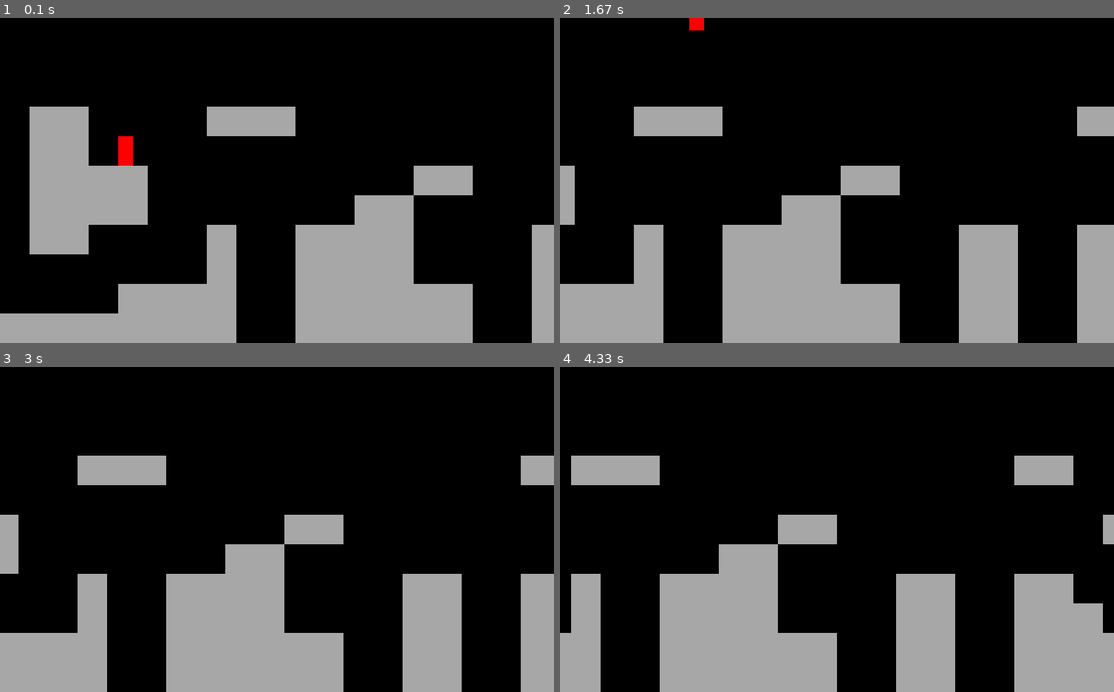
Above: before the commit, frames 1-4 (two rows, left to right).
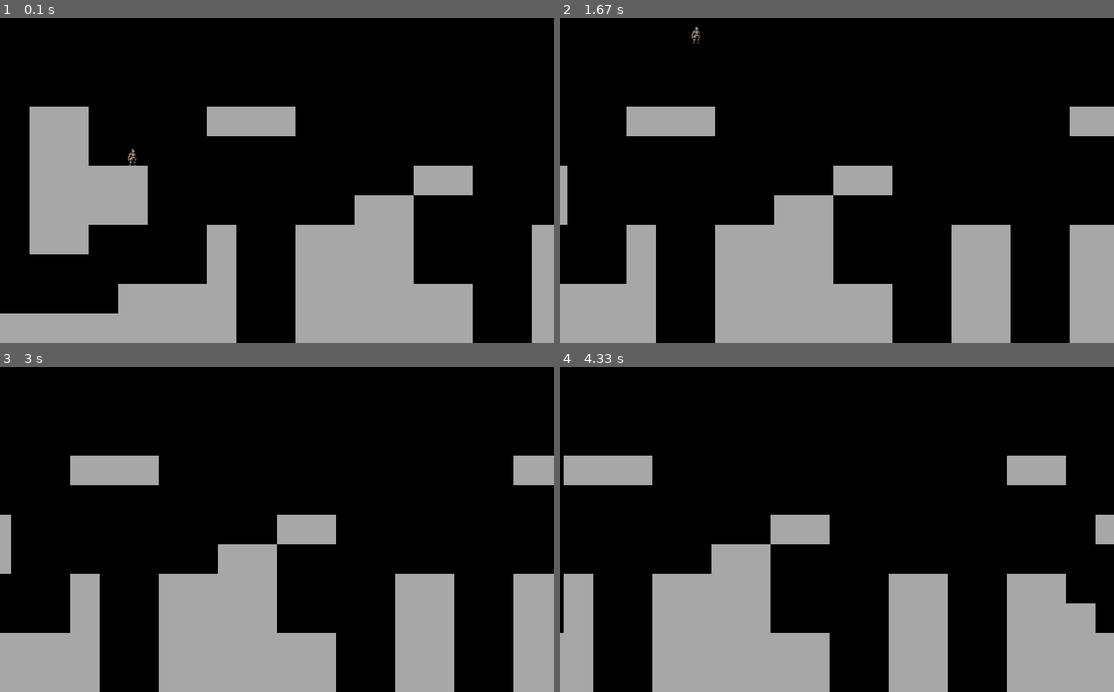
Above: after the commit, the same moments.

Repository: youngjerald239/pygame
Game: pygame game, started from main.py
Same seed, same stepped clock (60 frames per second), same inputs: the game is played once before the commit and once after it.
Inputs:
- Up to frame 1 (0.1 s): no input
- Up to frame 2 (1.67 s): hold Right 0.33-0.8 s; hold Right 0.83-1.3 s; tap Space at 0.9, 1.2, 1.4 s; hold Left from 1.33 s (still down)
- Up to frame 3 (3 s): tap Space at 1.7, 1.97, 2.27, 2.4, 2.7 s; release Left at 1.87 s; hold Left 1.9-2.3 s; hold Right 2.33-2.97 s
- Up to frame 4 (4.33 s): hold Left 3-3.47 s; tap Space at 3.07, 3.37, 3.57, 3.87, 4.07 s; hold Right 3.5-3.97 s; hold Right from 4 s (still down)

The runs differ from the first frame. In frame 1, 0.3% of the frame differs, in the area x 21-25%, y 36-46%; in frame 2, 4.4%; in frame 3, 4.2%; in frame 4, 4.5%, in the area x 0-98%, y 27-100%.

Commit message:
added character idle image to level

Diff:
--- a/player.py
+++ b/player.py
@@ -5,8 +5,9 @@
     def __init__(self,pos):
         super().__init__()
         self.import_character_assets()
-        self.image = pygame.Surface((32,64))
-        self.image.fill('red')
+        self.frame_index = 0
+        self.animation_speed = 0.15
+        self.image = self.animations['idle'][self.frame_index]
         self.rect = self.image.get_rect(topleft = pos)
 
         # player movement
Binary file added: graphics/character/idle/1.png
Binary file added: graphics/character/idle/2.png
Binary file added: graphics/character/idle/3.png
Binary file added: graphics/character/idle/4.png
Binary file added: graphics/character/idle/5.png
Binary file added: graphics/character/idle/6.png
Binary file added: graphics/character/idle/7.png
Binary file added: graphics/character/idle/8.png
Binary file added: graphics/character/idle/9.png
